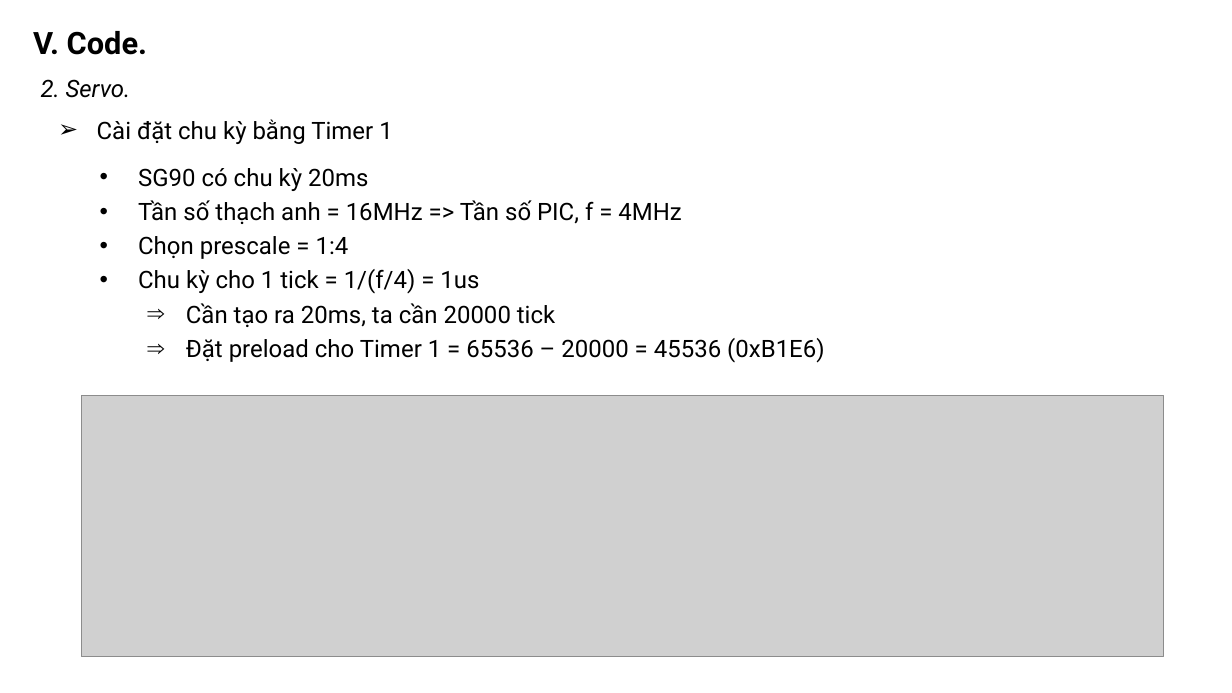
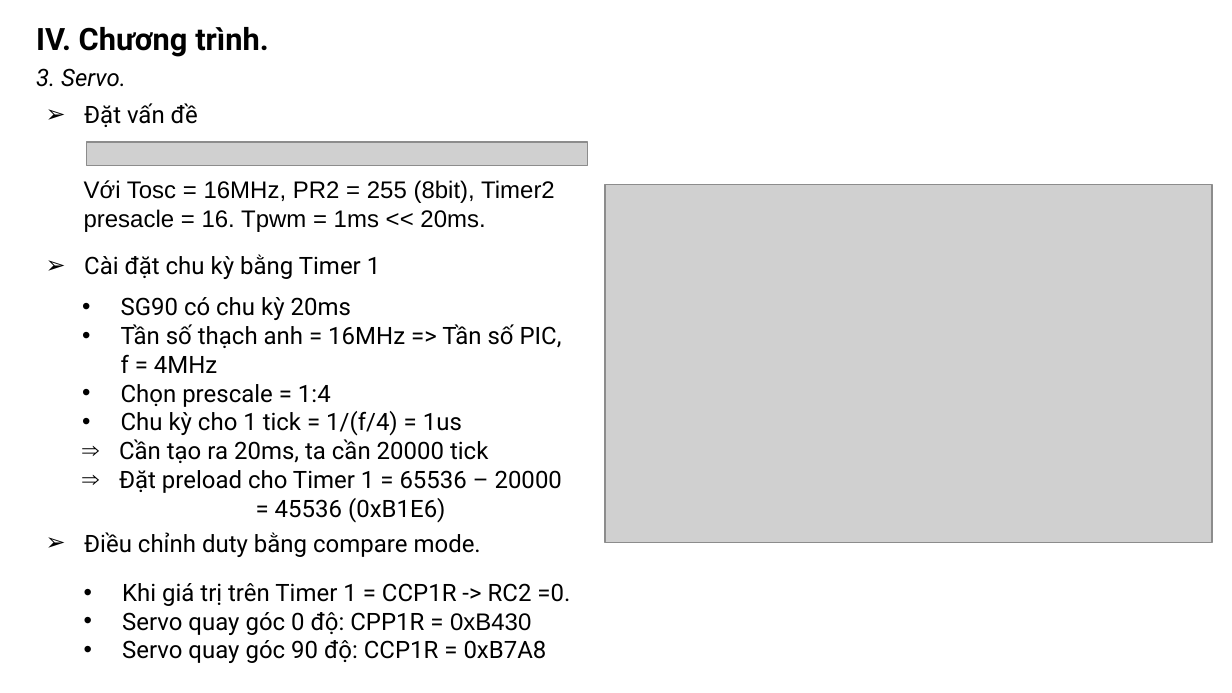
Before and after one commit to khanhnm08/HK_Egg_Incubator, a slide deck: slide 14 of Slide bao cao.pptx. Drawn at 1232x693 pixels with LibreOffice and Linux fonts; fonts in the diff are those of the drawing; grey boxes stand for pictures. Boxes give left, top, right and bottom in pixels: in the first picture for what was removed or moved away, otherwise in the second. Text is boxed around its words. In the diff, an @@ line names an element or a change of style, - is before the commit and + after.

Commit message:
update slide

```diff
--- a/Slide bao cao.pptx
+++ b/Slide bao cao.pptx
@@ text added at (x1=36, y1=27, x2=268, y2=57), 18 pt, text #000000, bold @@
+IV. Chương trình.
@@ text removed at (x1=33, y1=31, x2=147, y2=55) @@
-V. Code.
@@ text at (x1=36, y1=68, x2=126, y2=87): text changed @@
-2. Servo.
+3. Servo.
@@ text added at (x1=84, y1=103, x2=198, y2=127), 14 pt, text #000000 @@
+➢ Đặt vấn đề
@@ picture added at (x1=86, y1=142, x2=588, y2=165) @@
@@ text added at (x1=84, y1=180, x2=555, y2=232), 14 pt, text #000000 @@
+Với Tosc = 16MHz, PR2 = 255 (8bit), Timer2 presacle = 16. Tpwm = 1ms << 20ms.
@@ picture added at (x1=605, y1=185, x2=1212, y2=543) @@
@@ text "Cài đặt chu kỳ bằng ..." moved from (x1=97, y1=119, x2=392, y2=144) to (x1=84, y1=254, x2=380, y2=279) @@
@@ text "SG90 có chu kỳ 20ms" moved from (x1=138, y1=168, x2=824, y2=363) to (x1=119, y1=297, x2=562, y2=522) @@
@@ text "SG90 có chu kỳ 20ms" at (x1=119, y1=297, x2=562, y2=522): line spacing 20pt to 1; indent changed @@
@@ picture removed at (x1=81, y1=395, x2=1164, y2=657) @@
@@ text added at (x1=84, y1=532, x2=481, y2=557), 14 pt, text #000000 @@
+➢ Điều chỉnh duty bằng compare mode.
@@ text added at (x1=122, y1=583, x2=570, y2=663), 14 pt, text #000000 @@
+• Khi giá trị trên Timer 1 = CCP1R -> RC2 =0.
+• Servo quay góc 0 độ: CPP1R = 0xB430
+• Servo quay góc 90 độ: CCP1R = 0xB7A8
```
Also in this commit, not shown: 5 other slides changed, 2 slides added, 2 slides removed, 15 other files.
